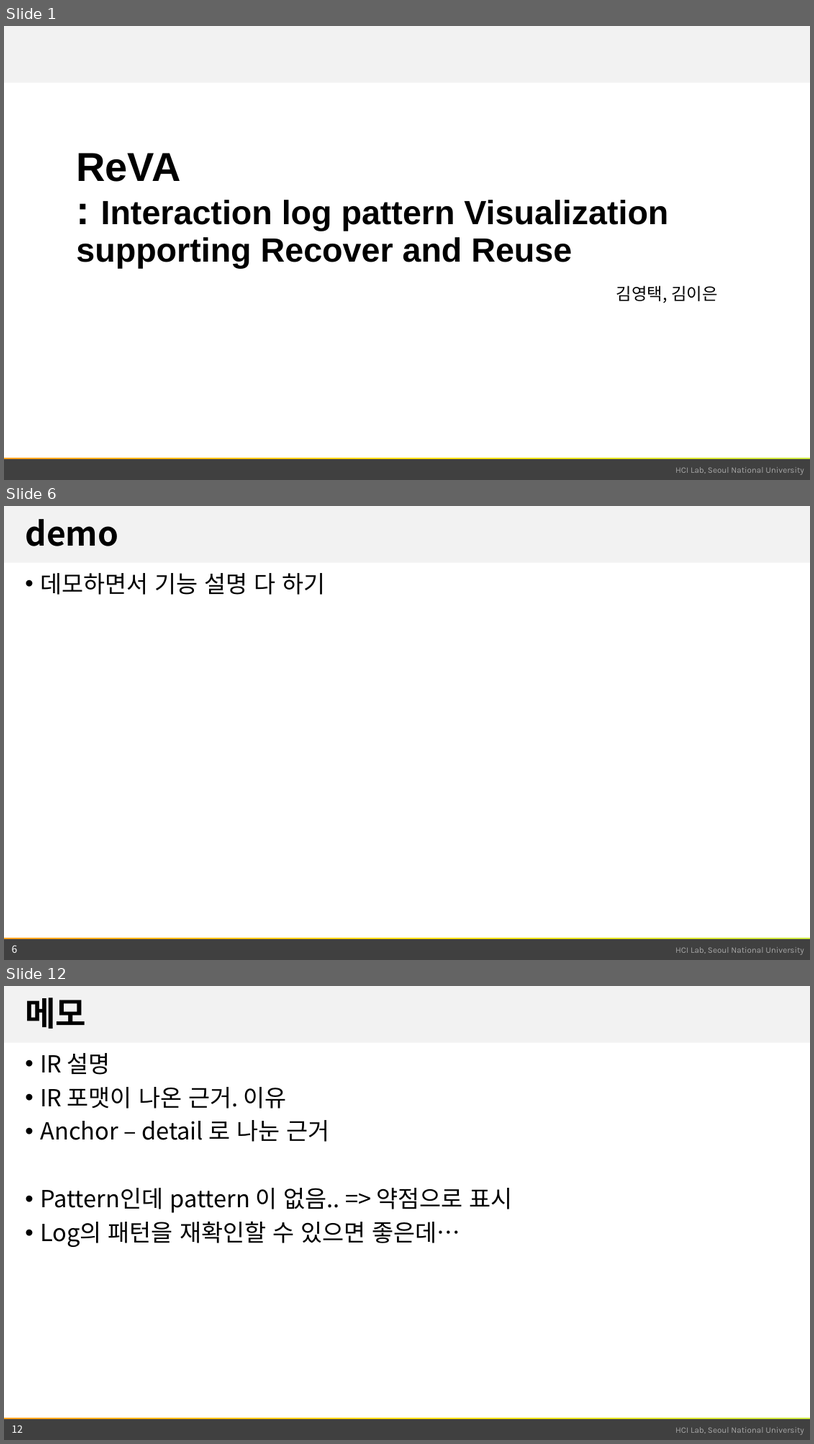
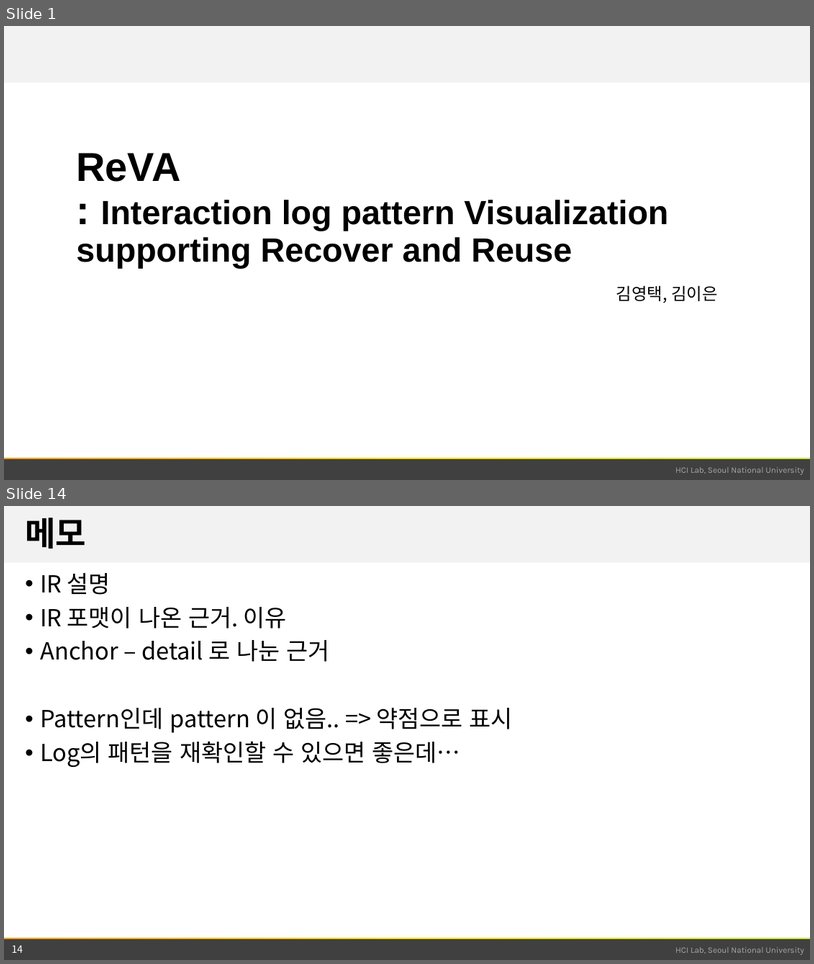
Before and after one commit to snu-infovis-2017/ReVA, a slide deck: term_project.pptx. Shown one above the other, each under a label of ours: slides 1, 6 and 12 before the commit, slides 1 and 14 after it; the slides between them are not shown. The pictures are 814x1444 and 814x964 pixels, drawn with LibreOffice and Linux fonts; fonts in the diff are those of the drawing; background and template pictures are left out. Boxes give left, top, right and bottom in pixels: in the first picture for what was removed or moved away, otherwise in the second. Text is boxed around its words. In the diff, an @@ line names an element or a change of style, - is before the commit and + after.

```diff
--- a/term_project.pptx
+++ b/term_project.pptx
@@ slide 6 removed at box(4, 506, 810, 960), background #FFFFFF; not listed: 4 template elements that a slide beside it also shows @@
@@ title removed at box(25, 519, 118, 546) @@
-demo
@@ text removed at box(40, 573, 326, 595) @@
-• 데모하면서 기능 설명 다 하기
@@ page number removed at box(12, 944, 18, 952) @@
-6
@@ what was slide 12 is now slide 14 @@
@@ page number at box(12, 944, 23, 952): text changed @@
-12
+14
```
Also in this commit, not shown: 6 slides changed, 6 slides added, 3 other slides removed, 2 other files.
